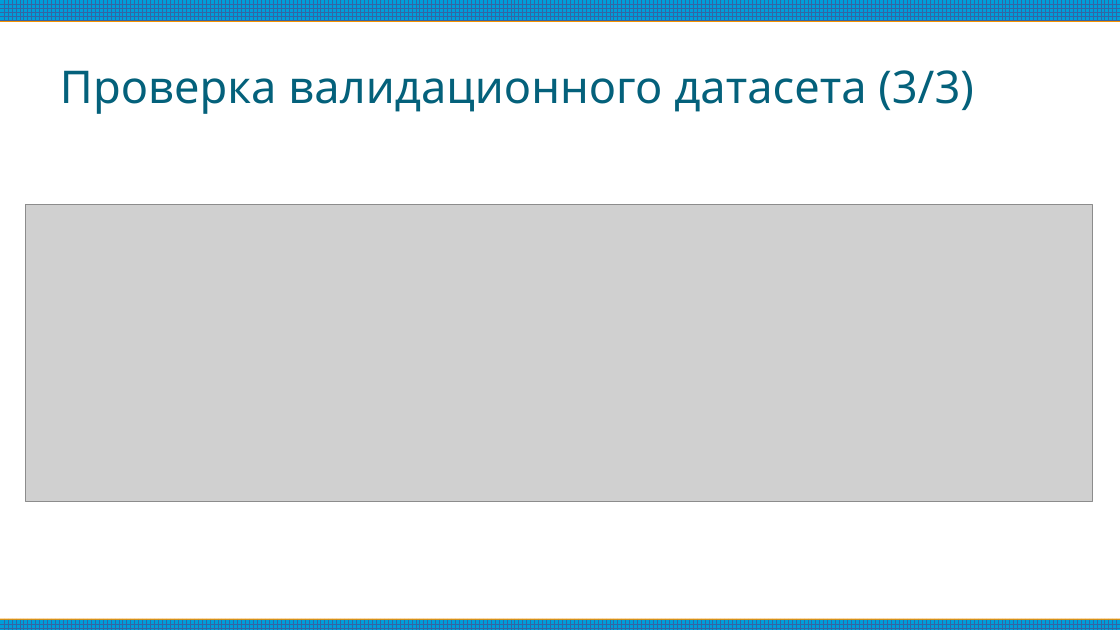
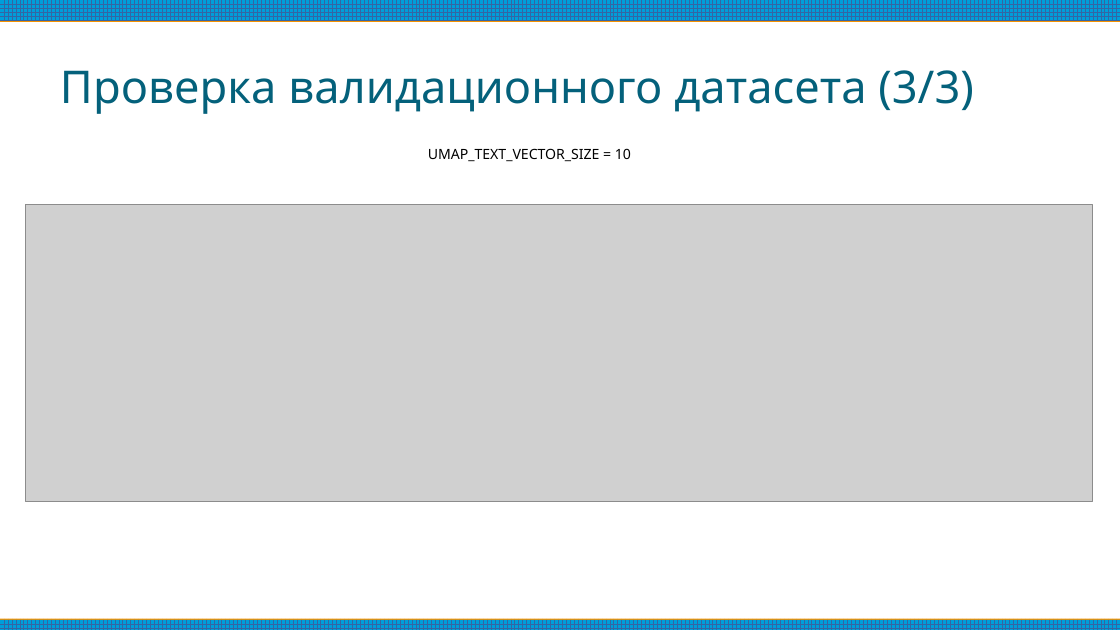
Before and after one commit to IIShabalin/OTUS-ML, a slide deck: slide 21 of Final/final.odp (slide 20 before the commit). Drawn at 1120x630 pixels with LibreOffice and Linux fonts; fonts in the diff are those of the drawing; grey boxes stand for pictures. Boxes give left, top, right and bottom in pixels: in the first picture for what was removed or moved away, otherwise in the second. Text is boxed around its words. In the diff, an @@ line names an element or a change of style, - is before the commit and + after.

```diff
--- a/Final/final.odp
+++ b/Final/final.odp
@@ text added at (428,148,631,162), 10 pt, text #000000 @@
+UMAP_TEXT_VECTOR_SIZE = 10
```
Also in this commit, not shown: 4 other slides changed, 2 slides added, 4 other files.
